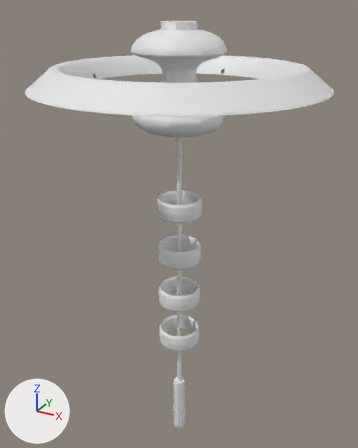
A saved change to the Blender file blender/hangar.blend.
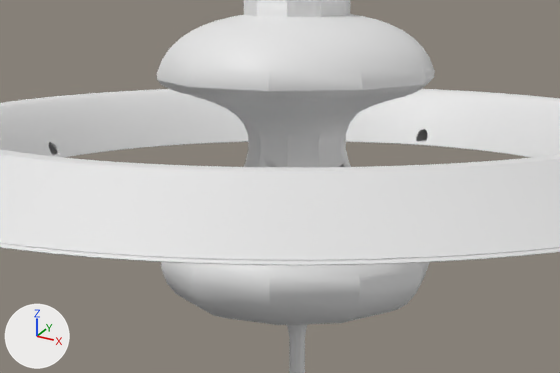
The first picture shows the older version from a 50 mm lens placed at (104.2, -189.8, 34.6), pointed at (-3.3, 5.7, -63.1). The close-ups show both versions on the part from 21% to 76% of the width and 5% to 34% of the height of that picture. Every picture has the same lights, and +X, +Y and +Z are marked at lower left.

In view in the first close-up: 'Contorno pasillo', 'Contorno principal'.
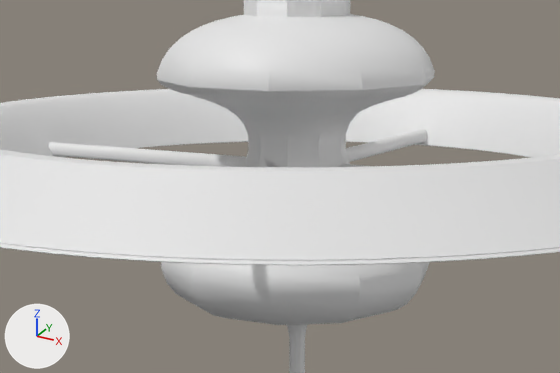
The edits, one by one:
Object 'Pasillos NorteSur' (ob_pasillos_nortesur) moves from (26.8, 0.0, 4.3) to (26.4, 0.0, 4.3).
Object 'Pasillos NorteSur' (ob_pasillos_nortesur) is rescaled from (19.6, 1.0, 1.0) to (19.3, 1.0, 1.0).
Object 'Pasillos NorteSur' (ob_pasillos_nortesur) is now shown.
Object 'Pasillos NorteSur' (ob_pasillos_nortesur) gains a ARRAY modifier named 'Array'.
Modifier setting: relative_offset_displace = (-1.366, 0.0, 0.0).
Object 'Pasillos EsteOeste' (ob_pasillos_esteoeste) is new; it shows me_beziercurve_007.
Its location is (0.0, 26.3, 4.3).
Its rotation in degrees is (0, 0, 90).
Its scale is (19.5, 1.0, 1.0).
It gains a SOLIDIFY modifier named 'Solidify'.
Modifier setting: thickness = 0.02.
It gains a ARRAY modifier named 'Array'.
Modifier setting: relative_offset_displace = (-1.35, 0.0, 0.0).

Boxes (x1, y1, x2, y2) around the edits, measured in the close-ups (560 x 373 px):
'Pasillos NorteSur', shown: after (49, 142, 373, 167)
'Pasillos EsteOeste', added: after (346, 129, 427, 162)
